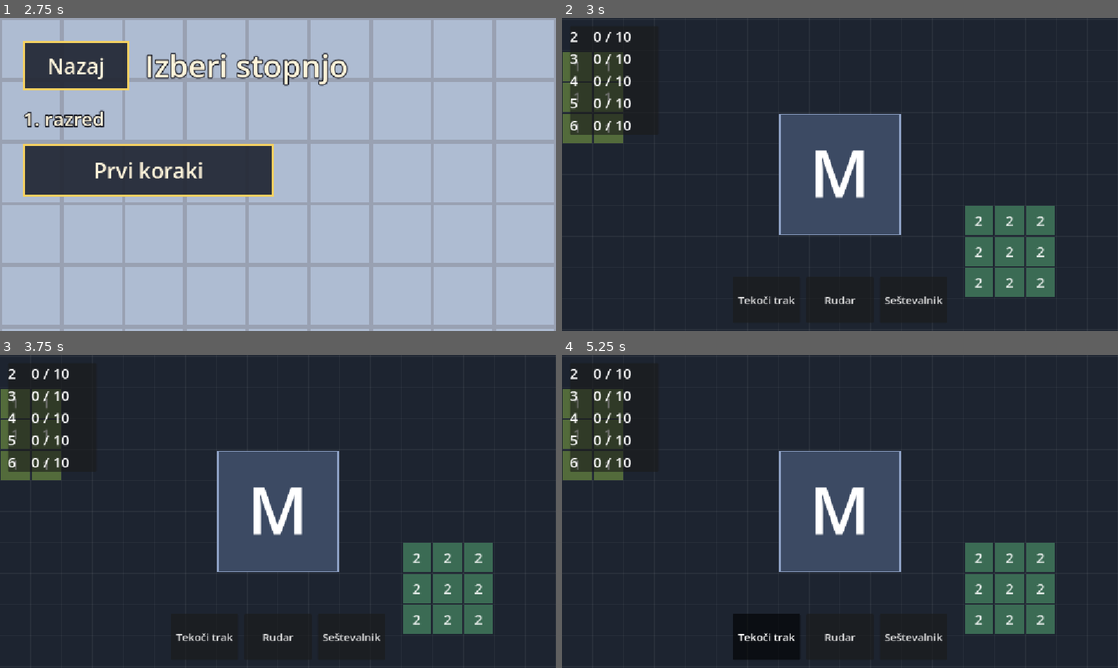
Above: before the commit, frames 1-4 (two rows, left to right).
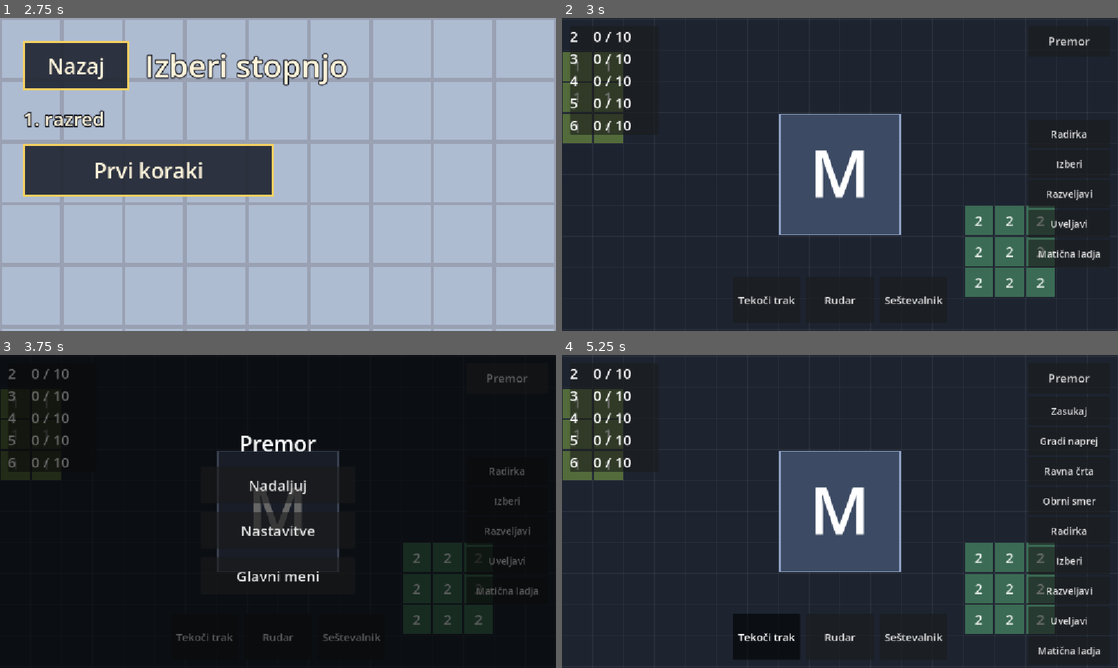
Above: after the commit, the same moments.

Repository: Maksim3l/MatFab
Game: Godot game, scene res://ui/main_menu.tscn
Same seed, same stepped clock (60 frames per second), same inputs: the game is played once before the commit and once after it.
Inputs (mouse positions are in pixels of both pictures, inside the frame that each line leads up to):
- Up to frame 1 (2.75 s): click "Igraj" at 0.5 s; click "Nazaj" at 1.25 s; click "Igraj" at 2 s
- Up to frame 2 (3 s): click "Prvi koraki" at 2.75 s
- Up to frame 3 (3.75 s): click (505, 376) at 3.5 s, where only the run after the commit has a clickable "Premor"
- Up to frame 4 (5.25 s): click (840, 486) at 4.25 s, where only the run after the commit has a clickable "Nadaljuj"; click "Tekoči trak" at 5 s

Frame 1 is identical in both runs. In frame 2, 1.4% of the frame differs, in the area x 83-97%, y 6-80%; in frame 3, 92%, in the area x 0-100%, y 0-100%; in frame 4, 2.4%.

Commit message:
UI: Add pause menu and level complete overlay to the play screen

Diff:
--- a/game/play.gd
+++ b/game/play.gd
@@ -2,9 +2,43 @@
 
 @onready var world_view: WorldView = $WorldView
 @onready var hud: Hud = $UiLayer/Hud
+@onready var action_bar: ActionBar = $UiLayer/ActionBar
+@onready var pause_menu: PauseMenu = $UiLayer/PauseMenu
+@onready var level_complete: LevelComplete = $UiLayer/LevelComplete
 
 
 func _ready() -> void:
 	world_view.show_sim(Game.sim, Game.clock, Game.level.buildable)
 	hud.show_goals(Game.sim.tracker)
 	hud.show_toolbar(world_view.build_tool)
+	hud.pause_pressed.connect(pause)
+	action_bar.show_tool(world_view.build_tool, Registry.controls_sorted)
+	pause_menu.resume_pressed.connect(resume)
+	pause_menu.main_menu_pressed.connect(Game.open.bind(&"main_menu"))
+	level_complete.main_menu_pressed.connect(Game.open.bind(&"main_menu"))
+	Game.level_completed.connect(level_complete.show)
+	if Game.sim.tracker.is_complete():
+		level_complete.show()
+	elif Game.paused:
+		pause_menu.show()
+
+
+# Back drops the tool or selection first; with neither, it opens the pause menu, and from there resumes.
+func go_back() -> void:
+	if level_complete.visible:
+		Game.open(&"main_menu")
+	elif pause_menu.visible:
+		resume()
+	elif not world_view.build_tool.cancel():
+		pause()
+
+
+func pause() -> void:
+	world_view.build_tool.cancel_gesture()
+	Game.paused = true
+	pause_menu.show()
+
+
+func resume() -> void:
+	Game.paused = false
+	pause_menu.hide()
--- a/game/play.tscn
+++ b/game/play.tscn
@@ -3,6 +3,9 @@
 [ext_resource type="Script" path="res://game/play.gd" id="1_play"]
 [ext_resource type="PackedScene" path="res://view/world_view.tscn" id="2_world"]
 [ext_resource type="PackedScene" path="res://ui/hud.tscn" id="3_hud"]
+[ext_resource type="PackedScene" path="res://ui/action_bar.tscn" id="4_bar"]
+[ext_resource type="PackedScene" path="res://ui/pause_menu.tscn" id="5_pause"]
+[ext_resource type="PackedScene" path="res://ui/level_complete.tscn" id="6_complete"]
 
 [node name="Play" type="Node"]
 script = ExtResource("1_play")
@@ -12,3 +15,11 @@
 [node name="UiLayer" type="CanvasLayer" parent="."]
 
 [node name="Hud" parent="UiLayer" instance=ExtResource("3_hud")]
+
+[node name="ActionBar" parent="UiLayer" instance=ExtResource("4_bar")]
+
+[node name="PauseMenu" parent="UiLayer" instance=ExtResource("5_pause")]
+visible = false
+
+[node name="LevelComplete" parent="UiLayer" instance=ExtResource("6_complete")]
+visible = false
--- a/ui/action_bar.tscn
+++ b/ui/action_bar.tscn
@@ -19,7 +19,7 @@
 anchor_right = 1.0
 anchor_bottom = 1.0
 offset_left = -186.0
-offset_top = 16.0
+offset_top = 96.0
 offset_right = -16.0
 offset_bottom = -16.0
 grow_horizontal = 0
--- a/ui/hud.gd
+++ b/ui/hud.gd
@@ -1,4 +1,6 @@
 class_name Hud extends Control
+
+signal pause_pressed
 
 const GOAL_FONT_SIZE := 30
 const DONE_COLOR := Color("8fe388")
@@ -12,6 +14,11 @@
 
 @onready var goal_list: VBoxContainer = $GoalPanel/GoalList
 @onready var toolbar: HBoxContainer = $Toolbar
+@onready var pause_button: Button = $PauseButton
+
+
+func _ready() -> void:
+	pause_button.pressed.connect(pause_pressed.emit)
 
 
 func show_goals(goal_tracker: GoalTracker) -> void:
--- a/ui/hud.tscn
+++ b/ui/hud.tscn
@@ -23,6 +23,20 @@
 layout_mode = 2
 mouse_filter = 2
 
+[node name="PauseButton" type="Button" parent="."]
+layout_mode = 1
+anchors_preset = 1
+anchor_left = 1.0
+anchor_right = 1.0
+offset_left = -186.0
+offset_top = 16.0
+offset_right = -16.0
+offset_bottom = 80.0
+grow_horizontal = 0
+focus_mode = 0
+theme_override_font_sizes/font_size = 24
+text = "Premor"
+
 [node name="Toolbar" type="HBoxContainer" parent="."]
 layout_mode = 1
 anchors_preset = 7
--- /dev/null
+++ b/ui/level_complete.gd
@@ -0,0 +1,8 @@
+class_name LevelComplete extends OverlayMenu
+
+signal main_menu_pressed
+
+
+func _ready() -> void:
+	add_title("Stopnja opravljena")
+	add_button("Glavni meni", main_menu_pressed.emit)
--- /dev/null
+++ b/ui/level_complete.tscn
@@ -0,0 +1,35 @@
+[gd_scene format=3]
+
+[ext_resource type="Script" path="res://ui/level_complete.gd" id="1_complete"]
+
+[node name="LevelComplete" type="Control"]
+layout_mode = 3
+anchors_preset = 15
+anchor_right = 1.0
+anchor_bottom = 1.0
+grow_horizontal = 2
+grow_vertical = 2
+script = ExtResource("1_complete")
+
+[node name="Shade" type="ColorRect" parent="."]
+layout_mode = 1
+anchors_preset = 15
+anchor_right = 1.0
+anchor_bottom = 1.0
+grow_horizontal = 2
+grow_vertical = 2
+color = Color(0, 0.08, 0.02, 0.65)
+
+[node name="Center" type="CenterContainer" parent="."]
+layout_mode = 1
+anchors_preset = 15
+anchor_right = 1.0
+anchor_bottom = 1.0
+grow_horizontal = 2
+grow_vertical = 2
+mouse_filter = 2
+
+[node name="Items" type="VBoxContainer" parent="Center"]
+layout_mode = 2
+mouse_filter = 2
+theme_override_constants/separation = 18
--- /dev/null
+++ b/ui/overlay_menu.gd
@@ -0,0 +1,27 @@
+class_name OverlayMenu extends Control
+
+const BUTTON_SIZE := Vector2(320, 76)
+const BUTTON_FONT_SIZE := 30
+const TITLE_FONT_SIZE := 44
+
+@onready var items: VBoxContainer = $Center/Items
+
+
+func add_title(text: String) -> Label:
+	var label := Label.new()
+	label.text = text
+	label.horizontal_alignment = HORIZONTAL_ALIGNMENT_CENTER
+	label.add_theme_font_size_override("font_size", TITLE_FONT_SIZE)
+	items.add_child(label)
+	return label
+
+
+func add_button(text: String, on_pressed: Callable) -> Button:
+	var button := Button.new()
+	button.text = text
+	button.focus_mode = Control.FOCUS_NONE
+	button.custom_minimum_size = BUTTON_SIZE
+	button.add_theme_font_size_override("font_size", BUTTON_FONT_SIZE)
+	button.pressed.connect(on_pressed)
+	items.add_child(button)
+	return button
--- /dev/null
+++ b/ui/pause_menu.gd
@@ -0,0 +1,14 @@
+class_name PauseMenu extends OverlayMenu
+
+signal resume_pressed
+signal settings_pressed
+signal main_menu_pressed
+
+var settings_button: Button
+
+
+func _ready() -> void:
+	add_title("Premor")
+	add_button("Nadaljuj", resume_pressed.emit)
+	settings_button = add_button("Nastavitve", settings_pressed.emit)
+	add_button("Glavni meni", main_menu_pressed.emit)
--- /dev/null
+++ b/ui/pause_menu.tscn
@@ -0,0 +1,35 @@
+[gd_scene format=3]
+
+[ext_resource type="Script" path="res://ui/pause_menu.gd" id="1_pause"]
+
+[node name="PauseMenu" type="Control"]
+layout_mode = 3
+anchors_preset = 15
+anchor_right = 1.0
+anchor_bottom = 1.0
+grow_horizontal = 2
+grow_vertical = 2
+script = ExtResource("1_pause")
+
+[node name="Shade" type="ColorRect" parent="."]
+layout_mode = 1
+anchors_preset = 15
+anchor_right = 1.0
+anchor_bottom = 1.0
+grow_horizontal = 2
+grow_vertical = 2
+color = Color(0, 0, 0, 0.6)
+
+[node name="Center" type="CenterContainer" parent="."]
+layout_mode = 1
+anchors_preset = 15
+anchor_right = 1.0
+anchor_bottom = 1.0
+grow_horizontal = 2
+grow_vertical = 2
+mouse_filter = 2
+
+[node name="Items" type="VBoxContainer" parent="Center"]
+layout_mode = 2
+mouse_filter = 2
+theme_override_constants/separation = 18
Not shown, added: tests/game/test_game.gd.uid
Not shown, added: ui/level_complete.gd.uid
Not shown, added: ui/overlay_menu.gd.uid
Not shown, added: ui/pause_menu.gd.uid
